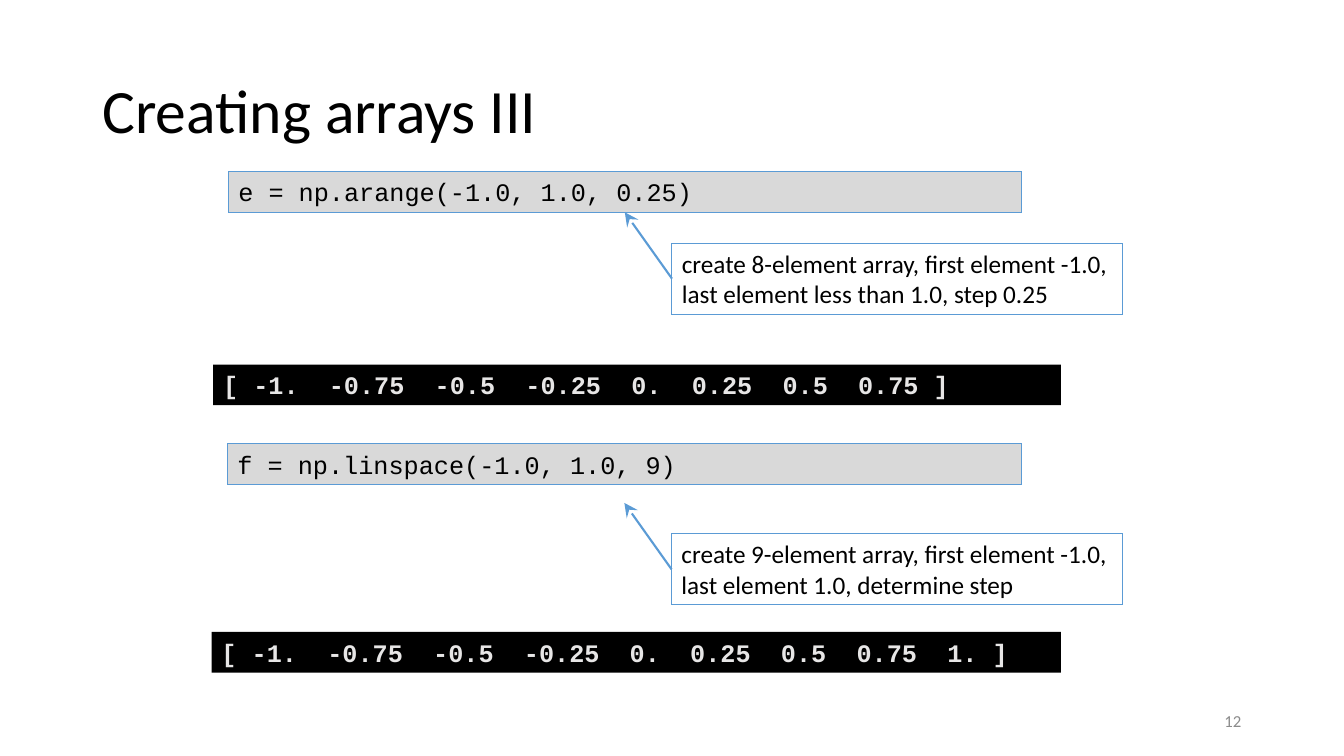
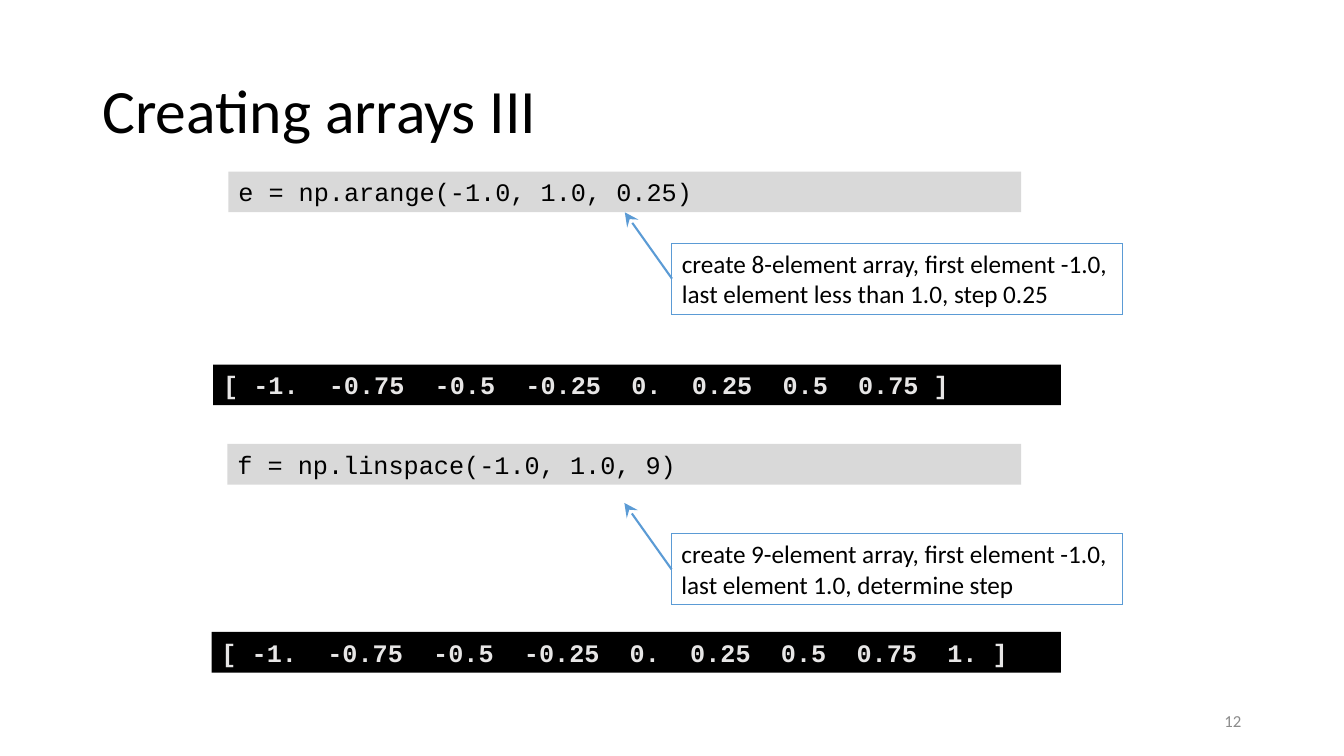
Before and after one commit to gjbex/Scientific-Python, a slide deck: slide 12 of scientific_python.pptx. Drawn at 1344x756 pixels with LibreOffice and Linux fonts; fonts in the diff are those of the drawing. Boxes give left, top, right and bottom in pixels: in the first picture for what was removed or moved away, otherwise in the second. Text is boxed around its words. In the diff, an @@ line names an element or a change of style, - is before the commit and + after.

Commit message:
Fix formatting of mumpy section

```diff
--- a/scientific_python.pptx
+++ b/scientific_python.pptx
@@ rectangle "e = np.arange(-1.0, 1.0, 0.25)" at bbox=[229, 171, 1022, 212]: outline #5B9BD5 0.75 pt to none @@
@@ rectangle "f = np.linspace(-1.0, 1.0, 9)" at bbox=[228, 444, 1021, 484]: outline #5B9BD5 0.75 pt to none @@
```
Also in this commit, not shown: 12 other slides changed.
